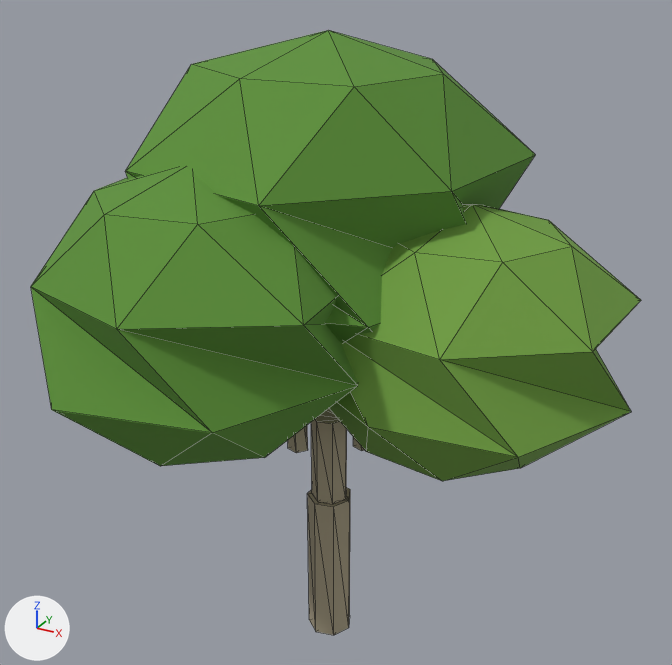
A saved change to the glTF model game/assets/props/tree_plane.glb.
The view is the same before and after, from a camera (50 mm lens) standing at (7.73, -13.8, 13.66) and looking at (0.16, -0.04, 6.78). The axes (+X, +Y, +Z) are drawn at lower left. The lights are the same throughout. The picture after the commit comes second. Mesh edges are drawn as thin lines. Vertices at exactly the same position are counted once.

In view in the first picture: 'tree_plane'.
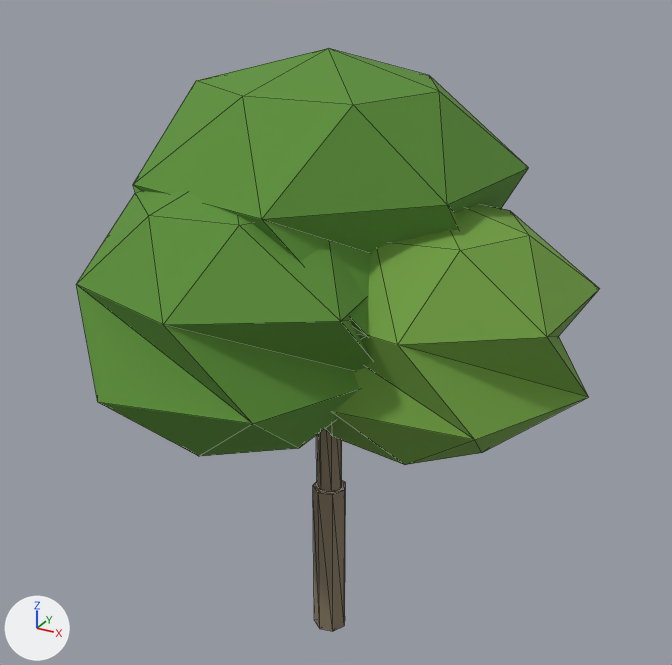
The change, as a list of edits to the scene's bpy script:
```text
Add mat_lm_vertex_color:
    mat_lm_vertex_color = bpy.data.materials.new('lm_vertex_color')
    mat_lm_vertex_color.use_nodes = True; mat_lm_vertex_color.node_tree.nodes.clear()
    _N = mat_lm_vertex_color.node_tree.nodes; _L = mat_lm_vertex_color.node_tree.links
    n0 = _N.new('ShaderNodeBsdfPrincipled'); n0.name = 'Principled BSDF'
    n0.inputs[2].default_value = 0.9  # 'Roughness'
    n1 = _N.new('ShaderNodeOutputMaterial'); n1.name = 'Material Output'
    n2 = _N.new('ShaderNodeVertexColor'); n2.name = 'Color Attribute'
    _L.new(n0.outputs[0], n1.inputs[0])  # 'BSDF' to 'Surface'
    _L.new(n2.outputs[0], n0.inputs[0])  # 'Color' to 'Base Color'
Change me_tree_plane:
    used by ob_tree_plane; location = (0.0, 0.0, 0.0)
    remove me_tree_plane.from_pydata(...)  # 178 vertices, 320 faces; spans x -3.79..5.59, y -5.44..5.43, z 0.0..12.08
    remove me_tree_plane.materials.append(mat_lm_plane_bark)  # beige #aa9f86
    remove me_tree_plane.materials.append(mat_lm_plane_leaf)  # green #5c9035
    remove me_tree_plane.materials.append(mat_lm_plane_leaf2)  # green #719f40
    add me_tree_plane.from_pydata(...)  # 160 vertices, 292 faces; spans x -3.5..4.89, y -4.75..4.76, z 0.0..11.8
    me_tree_plane part 1: a new loose piece, a 7-sided cylinder along z spanning x -0.31..0.34, y -0.33..0.33, z 0.0..3.4, in mat_lm_vertex_color
    me_tree_plane part 2: a new loose piece, a 7-sided cylinder along z spanning x -0.23..0.26, y -0.25..0.25, z 3.4..6.2, in mat_lm_vertex_color
    me_tree_plane part 3: the loose piece of 30 vertices spanning x -3.6..3.15, y -3.51..3.22, z 6.32..12.08 is scaled about its middle by 0.972, then moved by (0.01, 0.0, -0.2), in mat_lm_vertex_color
    me_tree_plane part 4: the loose piece of 30 vertices spanning x -3.63..1.98, y -5.44..0.24, z 5.68..10.36 is scaled about its middle by 0.991, then moved by (0.22, 0.66, -0.15), in mat_lm_vertex_color
    me_tree_plane part 5: the loose piece of 30 vertices spanning x -0.03..5.59, y -2.8..2.41, z 5.16..9.65 is moved by (-0.69, 0.09, 0.04), in mat_lm_vertex_color
    me_tree_plane part 6: the loose piece of 14 vertices spanning x -0.41..0.45, y -0.44..0.44, z 0.0..3.2 is deleted
    me_tree_plane part 7: the loose piece of 14 vertices spanning x -0.32..0.36, y -0.35..0.35, z 3.2..5.0 is deleted
    me_tree_plane part 8: the loose piece of 10 vertices spanning x -0.41..-0.05, y -0.95..-0.57, z 4.6..6.6 is deleted
    me_tree_plane part 9: the loose piece of 10 vertices spanning x 0.63..0.99, y -0.3..0.08, z 4.6..6.6 is deleted
    other edits to the shape of me_tree_plane do not show in these pictures
    add me_tree_plane.materials.append(mat_lm_vertex_color)
```

Boxes (x1, y1, x2, y2) around the edits, measured in the pictures (672 x 665 px; the box of a moved part takes in the faces that stretch with it):
'tree_plane', reshaped (14% narrower): before (31, 30, 641, 635); after (76, 48, 600, 631)
part 1 of me_tree_plane, added: after (313, 481, 346, 631)
part 2 of me_tree_plane, added: after (316, 429, 342, 493)
part 3 of me_tree_plane, moved or reshaped: before (125, 30, 535, 343); after (133, 48, 528, 340)
part 4 of me_tree_plane, moved or reshaped: before (31, 167, 358, 466); after (76, 191, 372, 456)
part 5 of me_tree_plane, moved or reshaped: before (329, 204, 641, 481); after (325, 204, 600, 465)
part 6 of me_tree_plane, deleted (beige): before (307, 487, 350, 635)
part 7 of me_tree_plane, deleted (beige): before (311, 409, 347, 504)
part 8 of me_tree_plane, deleted: before (288, 426, 308, 453)
part 9 of me_tree_plane, deleted (mostly hidden): before (353, 437, 364, 451)
